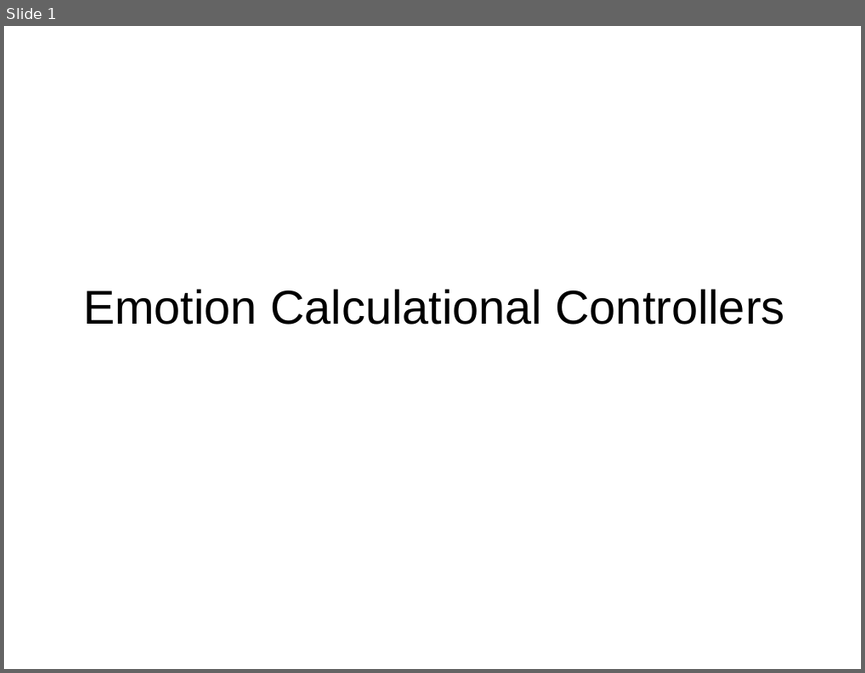
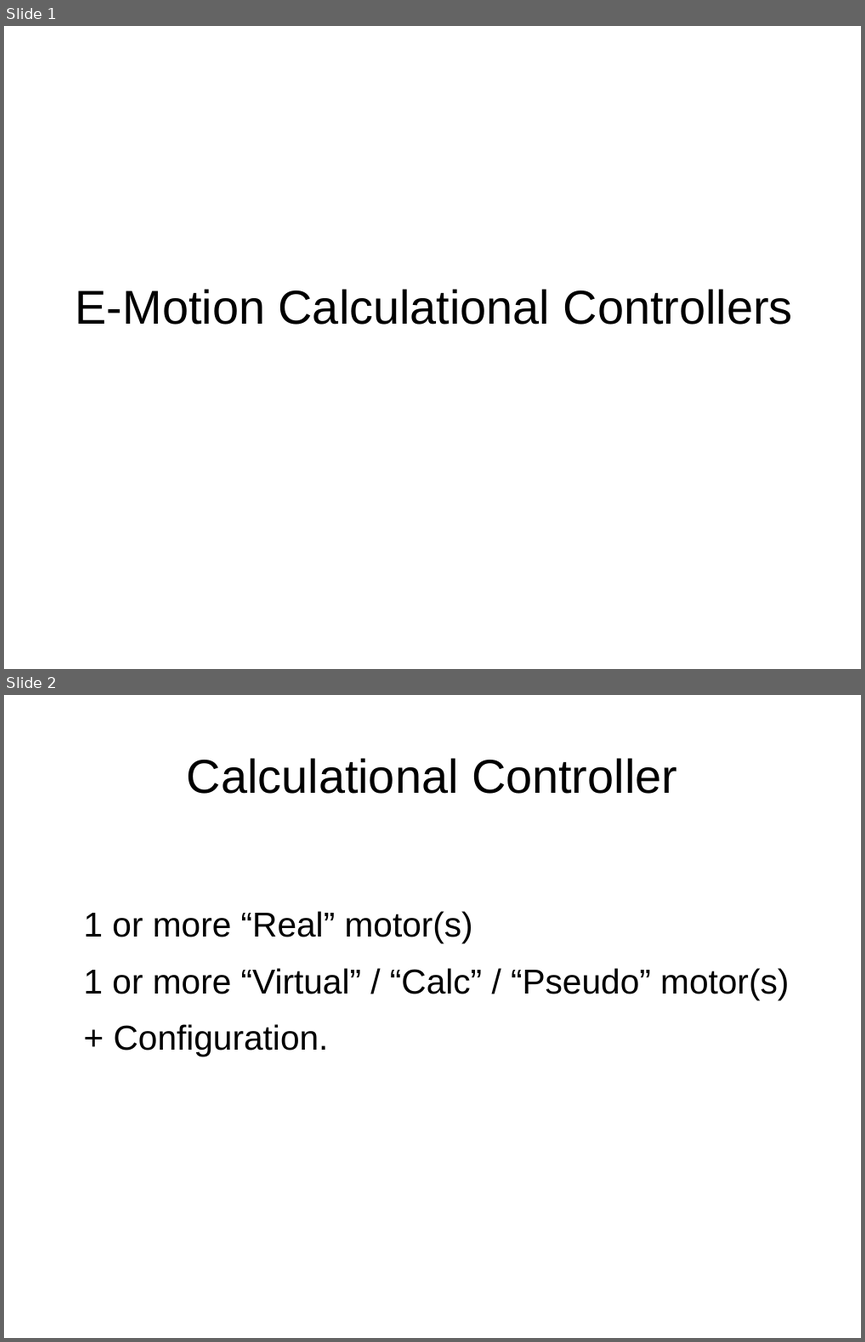
Before and after one commit to ESRF-BCU/emotion, a slide deck: doc/presentations/calculational_controllers.odp. Shown one above the other, each under a label of ours: slide 1 before the commit, slides 1 and 2 after it. The pictures are 865x673 and 865x1342 pixels, drawn with LibreOffice and Linux fonts; fonts in the diff are those of the drawing. Boxes give left, top, right and bottom in pixels: in the first picture for what was removed or moved away, otherwise in the second. Text is boxed around its words. In the diff, an @@ line names an element or a change of style, - is before the commit and + after.

Commit message:
preentation calcControlers...

```diff
--- a/doc/presentations/calculational_controllers.odp
+++ b/doc/presentations/calculational_controllers.odp
@@ slide 2 added at (4, 695, 861, 1338), background #FFFFFF @@
@@ title added at (187, 758, 677, 794), 44 pt, text #000000 @@
+Calculational Controller
@@ text added at (84, 911, 789, 1056), 32 pt, text #000000 @@
+1 or more “Real” motor(s)
+1 or more “Virtual” / “Calc” / “Pseudo” motor(s)
++ Configuration.
@@ slide 1 changed as well @@
@@ title at (75, 289, 793, 324): text changed @@
-Emotion Calculational Controllers
+E-Motion Calculational Controllers
```
Also in this commit, not shown: 2 other slides changed, 2 other slides added.
